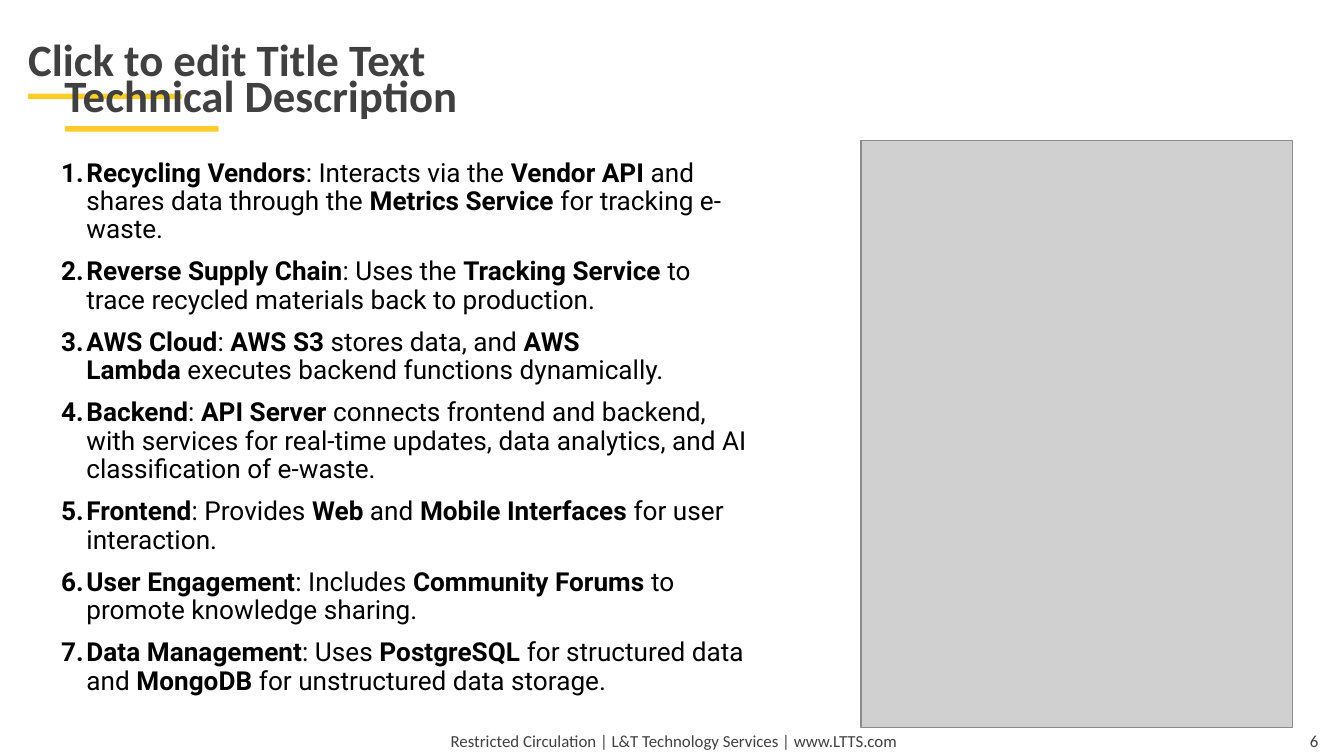
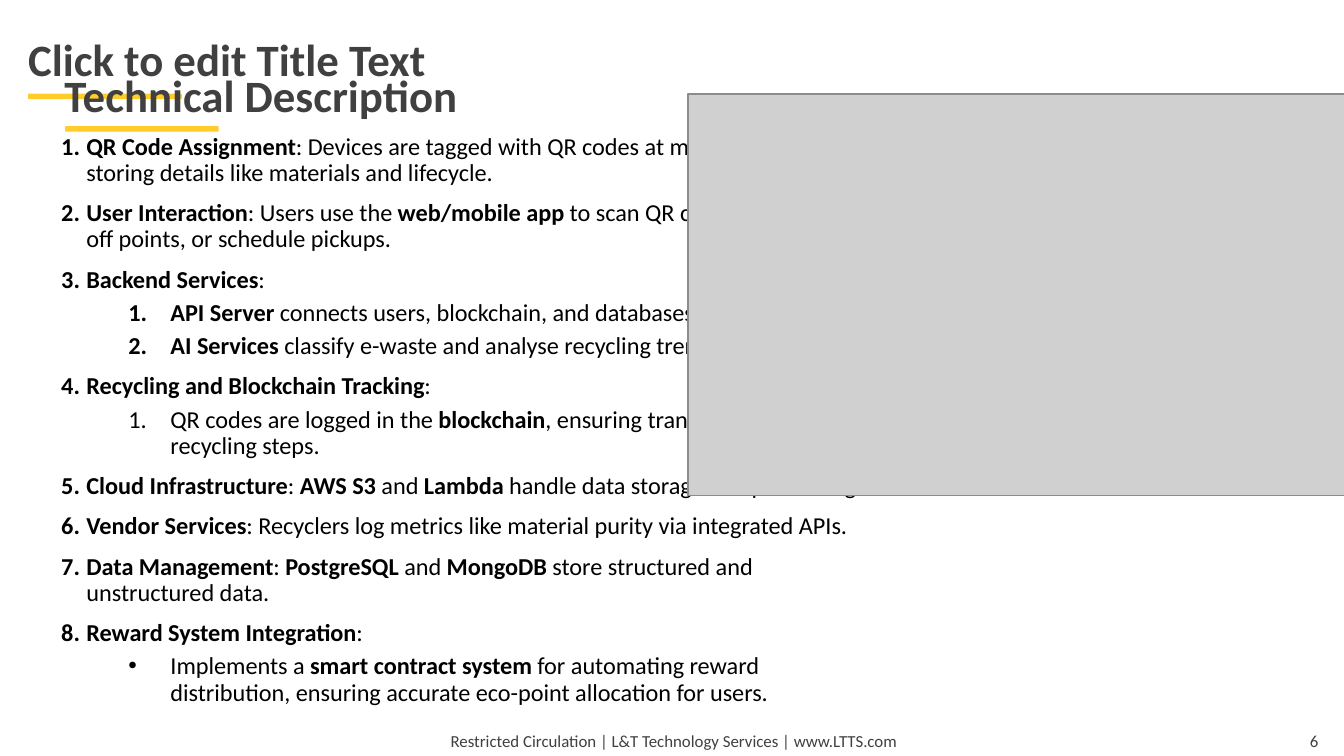
Before and after one commit to nishanthkj/L-T, a slide deck: slide 6 of E-Waste_Tracking_and_management/PPT/PID_0000_TG08003219_PresentationRound.pptx. Drawn at 1344x756 pixels with LibreOffice and Linux fonts; fonts in the diff are those of the drawing; grey boxes stand for pictures; background and template pictures are left out. Boxes give left, top, right and bottom in pixels: in the first picture for what was removed or moved away, otherwise in the second. Text is boxed around its words. In the diff, an @@ line names an element or a change of style, - is before the commit and + after.

```diff
--- a/E-Waste_Tracking_and_management/PPT/PID_0000_TG08003219_PresentationRound.pptx
+++ b/E-Waste_Tracking_and_management/PPT/PID_0000_TG08003219_PresentationRound.pptx
@@ picture added at box(688, 94, 1344, 496) @@
@@ text at box(86, 135, 863, 704): text changed; size 14 to 13 pt; font Roboto to Calibri @@
-1. Recycling Vendors: Interacts via the Vendor API and shares data through the Metrics Service for tracking e-waste.
-2. Reverse Supply Chain: Uses the Tracking Service to trace recycled materials back to production.
-3. AWS Cloud: AWS S3 stores data, and AWS Lambda executes backend functions dynamically.
-4. Backend: API Server connects frontend and backend, with services for real-time updates, data analytics, and AI classification of e-waste.
-5. Frontend: Provides Web and Mobile Interfaces for user interaction.
-6. User Engagement: Includes Community Forums to promote knowledge sharing.
-7. Data Management: Uses PostgreSQL for structured data and MongoDB for unstructured data storage.
+1. QR Code Assignment: Devices are tagged with QR codes at manufacturing, storing details like materials and lifecycle.
+2. User Interaction: Users use the web/mobile app to scan QR codes, locate drop-off points, or schedule pickups.
+3. Backend Services:
+  1. API Server connects users, blockchain, and databases.
+  2. AI Services classify e-waste and analyse recycling trends.
+4. Recycling and Blockchain Tracking:
+  1. QR codes are logged in the blockchain, ensuring transparency in recycling steps.
+5. Cloud Infrastructure: AWS S3 and Lambda handle data storage and processing.
+6. Vendor Services: Recyclers log metrics like material purity via integrated APIs.
+7. Data Management: PostgreSQL and MongoDB store structured and unstructured data.
+8. Reward System Integration:
+  • Implements a smart contract system for automating reward distribution, ensuring accurate eco-point allocation for users.
@@ picture removed at box(862, 141, 1293, 728) @@
```
Also in this commit, not shown: 7 other slides changed, 5 slides added, 3 slides removed, 5 other files.
